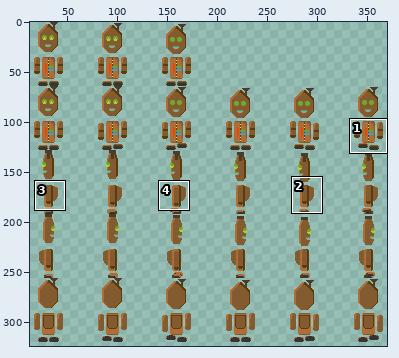
Edited in one commit: sprite sheet (Data/gfx/actors/player.png). Above, an overview of the earlier version with the close-up marked.
Close-up. Before the edit:
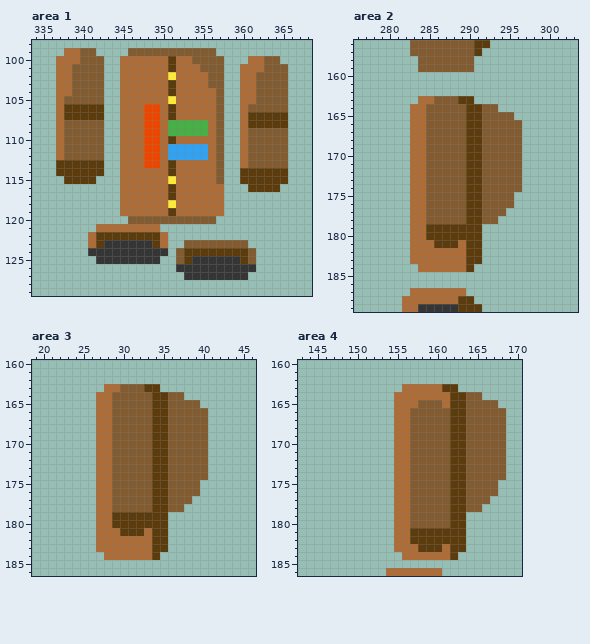
The file is 512x512 pixels. Shown: area 1: x 334..368, y 98..129; area 2: x 276..303, y 156..189; area 3: x 19..46, y 160..186; area 4: x 143..170, y 160..186. The wide view leaves out empty margins. The commit also changed other parts of the picture, which this record leaves out.
After the commit:
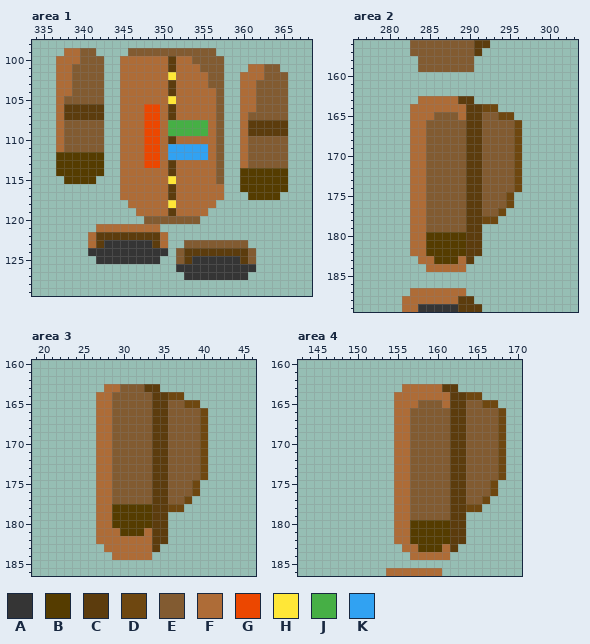
Palette (. is transparent): A #353535  B #553c00  C #5c3c0d  D #6e4710  E #825b31  F #ae6c37  G #ec4700  H #ffe737  J #46af45  K #31a2f2
Difference:
Area 1:
The edit adds colour B in row 116 at x 360 and 365; in row 117 at x 361 to 364.
Colour C gives way to colour B in row 113 at x 337 to 342; in row 114 at x 337 to 342 and 360 to 365; in row 115 at x 338 to 341 and 360 to 365; in row 116 at x 361 to 364.
Colour E gives way to colour B in row 112 at x 338 to 342.
Colour F gives way to colour B in row 112 at x 337.
Colour E gives way to colour C in row 109 at x 361 to 365.
Colour C gives way to colour E in row 107 at x 361 to 365.
Colour E gives way to colour F in row 102 at x 362; in row 106 at x 361.
The author cleared colour E in row 100 at x 363 to 364; in row 101 at x 365; in row 120 at x 346 to 347 and 355 to 356.
The author cleared colour F in row 100 at x 361 to 362; in row 101 at x 360; in row 118 at x 345 and 357; in row 119 at x 345 to 346 and 356 to 357.
Area 2:
Colour C gives way to colour B in row 180 at x 285 to 289; in row 181 at x 286 to 288.
Colour F gives way to colour B in row 181 at x 285 and 289; in row 182 at x 285 to 289; in row 183 at x 286 to 288.
Colour E gives way to colour D in row 164 at x 292 to 293; in row 165 at x 294 to 295; in rows 166 to 174 at x 296; in rows 175 to 176 at x 295; in row 177 at x 294; in row 178 at x 292 to 293.
Colour C gives way to colour E in row 179 at x 285 to 289.
Colour E gives way to colour F in row 163 at x 286 to 288; in row 164 at x 285 to 289; in row 165 at x 285 and 289.
The author cleared colour C in row 183 at x 291; in row 184 at x 290.
The author cleared colour F in row 183 at x 283; in row 184 at x 284.
Area 3:
Colour C gives way to colour B in rows 179 to 180 at x 29 to 33; in row 181 at x 30 to 32.
Colour E gives way to colour B in row 178 at x 29 to 33.
Colour E gives way to colour D in row 164 at x 36 to 37; in row 165 at x 38 to 39; in rows 166 to 174 at x 40; in rows 175 to 176 at x 39; in row 177 at x 38; in row 178 at x 36 to 37.
The author cleared colour C in row 183 at x 35; in row 184 at x 34.
The author cleared colour F in row 183 at x 27; in row 184 at x 28.
Area 4:
Colour C gives way to colour B in rows 181 to 182 at x 157 to 161; in row 183 at x 158 to 160.
Colour E gives way to colour B in row 180 at x 157 to 161.
Colour E gives way to colour D in row 164 at x 164 to 165; in row 165 at x 166 to 167; in rows 166 to 174 at x 168; in rows 175 to 176 at x 167; in row 177 at x 166; in row 178 at x 164 to 165.
The author cleared colour C in row 183 at x 163; in row 184 at x 162.
The author cleared colour F in row 183 at x 155; in row 184 at x 156.
